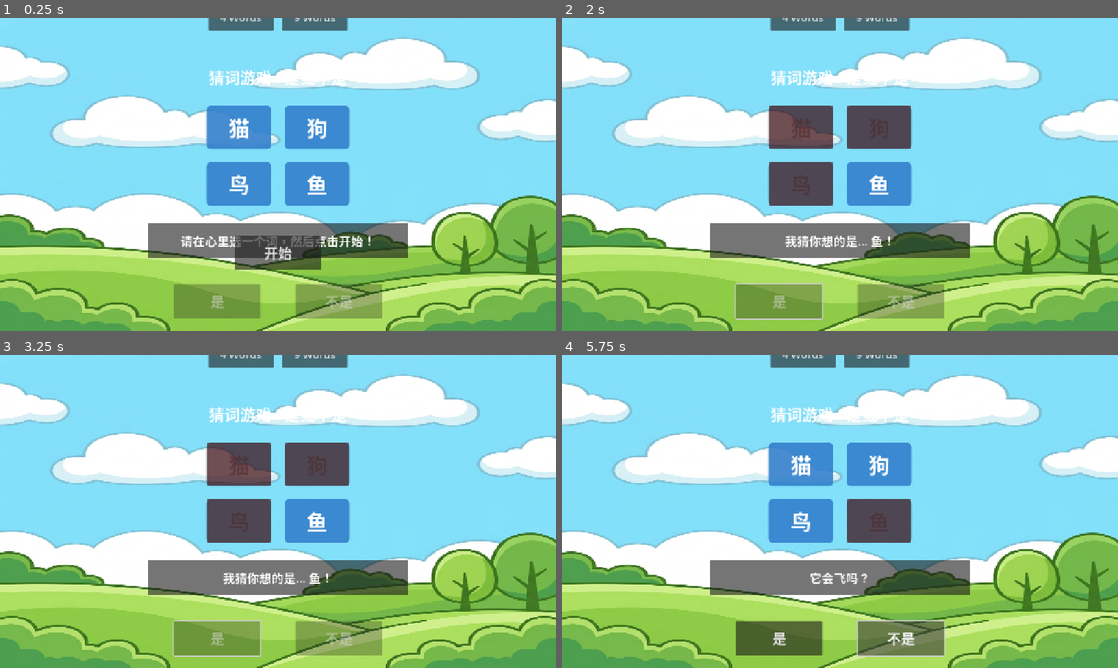
Above: before the commit, frames 1-4 (two rows, left to right).
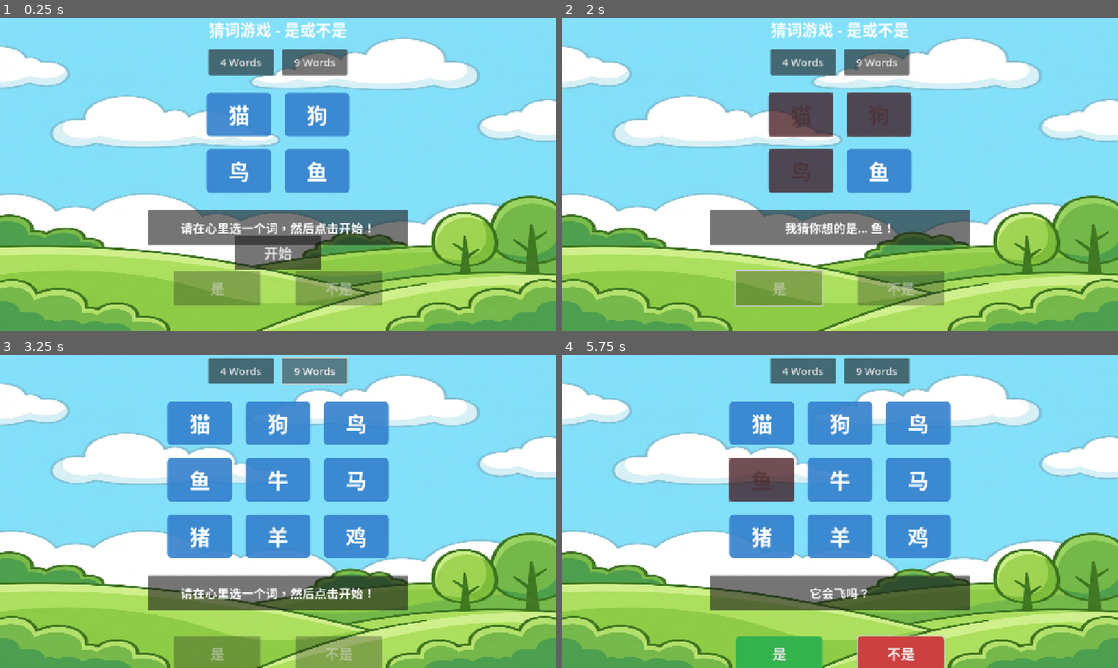
Above: after the commit, the same moments.

Repository: xiangfa/rt-games-godot
Game: Godot game, scene res://scenes/Game.tscn
Same seed, same stepped clock (60 frames per second), same inputs: the game is played once before the commit and once after it.
Inputs (mouse positions are in pixels of both pictures, inside the frame that each line leads up to):
- Up to frame 1 (0.25 s): no input
- Up to frame 2 (2 s): click "开始" at 0.5 s; click "是" at 1.25 s
- Up to frame 3 (3.25 s): click (239, 398) at 2 s, where only the run after the commit has a clickable "4 Words"; click (316, 398) at 2.75 s, where only the run after the commit has a clickable "9 Words"
- Up to frame 4 (5.75 s): click "重新开始" at 3.5 s; click "开始" at 4.25 s; click "不是" at 5 s

The runs differ from the first frame. In frame 1, 16% of the frame differs, in the area x 26-74%, y 0-96%; in frame 2, 15%; in frame 3, 27%; in frame 4, 27%, in the area x 26-74%, y 0-100%.

Commit message:
style(ui): Polish UI layout and add distinct button colors

Diff:
--- /dev/null
+++ b/yes-or-no-i-ask/assets/styles/button_no.tres
@@ -0,0 +1,8 @@
+[gd_resource type="StyleBoxFlat" format=3]
+
+[resource]
+bg_color = Color(0.8, 0.25, 0.25, 1)
+corner_radius_top_left = 10
+corner_radius_top_right = 10
+corner_radius_bottom_right = 10
+corner_radius_bottom_left = 10
--- /dev/null
+++ b/yes-or-no-i-ask/assets/styles/button_yes.tres
@@ -0,0 +1,8 @@
+[gd_resource type="StyleBoxFlat" format=3]
+
+[resource]
+bg_color = Color(0.2, 0.7, 0.3, 1)
+corner_radius_top_left = 10
+corner_radius_top_right = 10
+corner_radius_bottom_right = 10
+corner_radius_bottom_left = 10
--- a/yes-or-no-i-ask/scenes/Game.tscn
+++ b/yes-or-no-i-ask/scenes/Game.tscn
@@ -2,6 +2,8 @@
 
 [ext_resource type="Script" path="res://scripts/GameManager.gd" id="1_manager"]
 [ext_resource type="PackedScene" path="res://scenes/AnimatedBackground.tscn" id="2_anim_bg"]
+[ext_resource type="StyleBox" path="res://assets/styles/button_yes.tres" id="3_yes"]
+[ext_resource type="StyleBox" path="res://assets/styles/button_no.tres" id="4_no"]
 
 [node name="Game" type="Node2D"]
 script = ExtResource("1_manager")
@@ -23,9 +25,23 @@
 anchors_preset = 15
 anchor_right = 1.0
 anchor_bottom = 1.0
+offset_left = 20.0
+offset_top = 40.0
+offset_right = -20.0
+offset_bottom = -20.0
 grow_horizontal = 2
 grow_vertical = 2
 theme_override_constants/separation = 20
+
+[node name="HeaderSpacer" type="Control" parent="UILayer/UI/MainLayout"]
+custom_minimum_size = Vector2(0, 20)
+layout_mode = 2
+
+[node name="Title" type="Label" parent="UILayer/UI/MainLayout"]
+layout_mode = 2
+theme_override_font_sizes/font_size = 36
+text = "猜词游戏 - 是或不是"
+horizontal_alignment = 1
 
 [node name="LevelSelection" type="HBoxContainer" parent="UILayer/UI/MainLayout"]
 layout_mode = 2
@@ -43,16 +59,6 @@
 layout_mode = 2
 theme_override_font_sizes/font_size = 24
 text = "9 Words"
-
-[node name="HeaderSpacer" type="Control" parent="UILayer/UI/MainLayout"]
-custom_minimum_size = Vector2(0, 40)
-layout_mode = 2
-
-[node name="Title" type="Label" parent="UILayer/UI/MainLayout"]
-layout_mode = 2
-theme_override_font_sizes/font_size = 36
-text = "猜词游戏 - 是或不是"
-horizontal_alignment = 1
 
 [node name="GridSpacer" type="Control" parent="UILayer/UI/MainLayout"]
 layout_mode = 2
@@ -100,16 +106,22 @@
 custom_minimum_size = Vector2(200, 80)
 layout_mode = 2
 theme_override_font_sizes/font_size = 32
+theme_override_styles/normal = ExtResource("3_yes")
+theme_override_styles/hover = ExtResource("3_yes")
+theme_override_styles/pressed = ExtResource("3_yes")
 text = "是"
 
 [node name="NoButton" type="Button" parent="UILayer/UI/MainLayout/AnswerButtons"]
 custom_minimum_size = Vector2(200, 80)
 layout_mode = 2
 theme_override_font_sizes/font_size = 32
+theme_override_styles/normal = ExtResource("4_no")
+theme_override_styles/hover = ExtResource("4_no")
+theme_override_styles/pressed = ExtResource("4_no")
 text = "不是"
 
 [node name="BottomSpacer" type="Control" parent="UILayer/UI/MainLayout"]
-custom_minimum_size = Vector2(0, 40)
+custom_minimum_size = Vector2(0, 100)
 layout_mode = 2
 
 [node name="StartButton" type="Button" parent="UILayer/UI"]
Not shown, added: yes-or-no-i-ask/scripts/verify_level_selection.gd.uid
